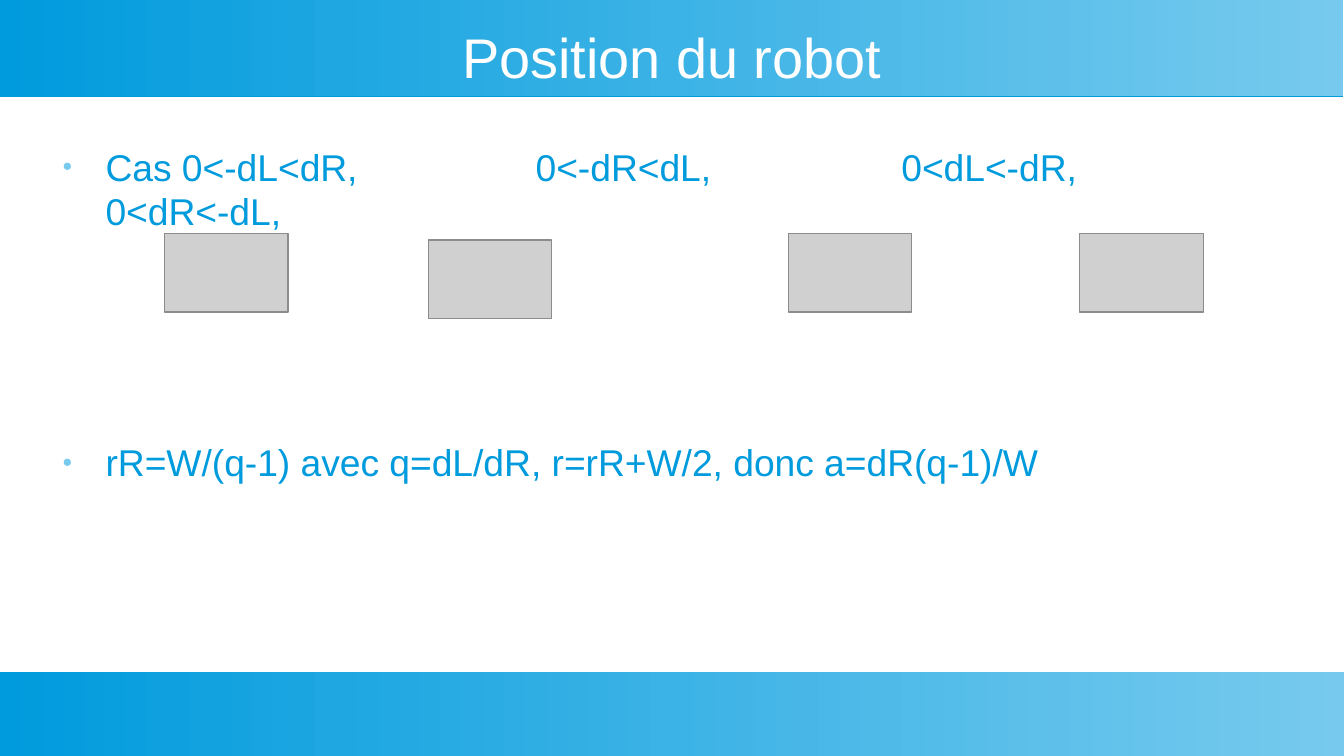
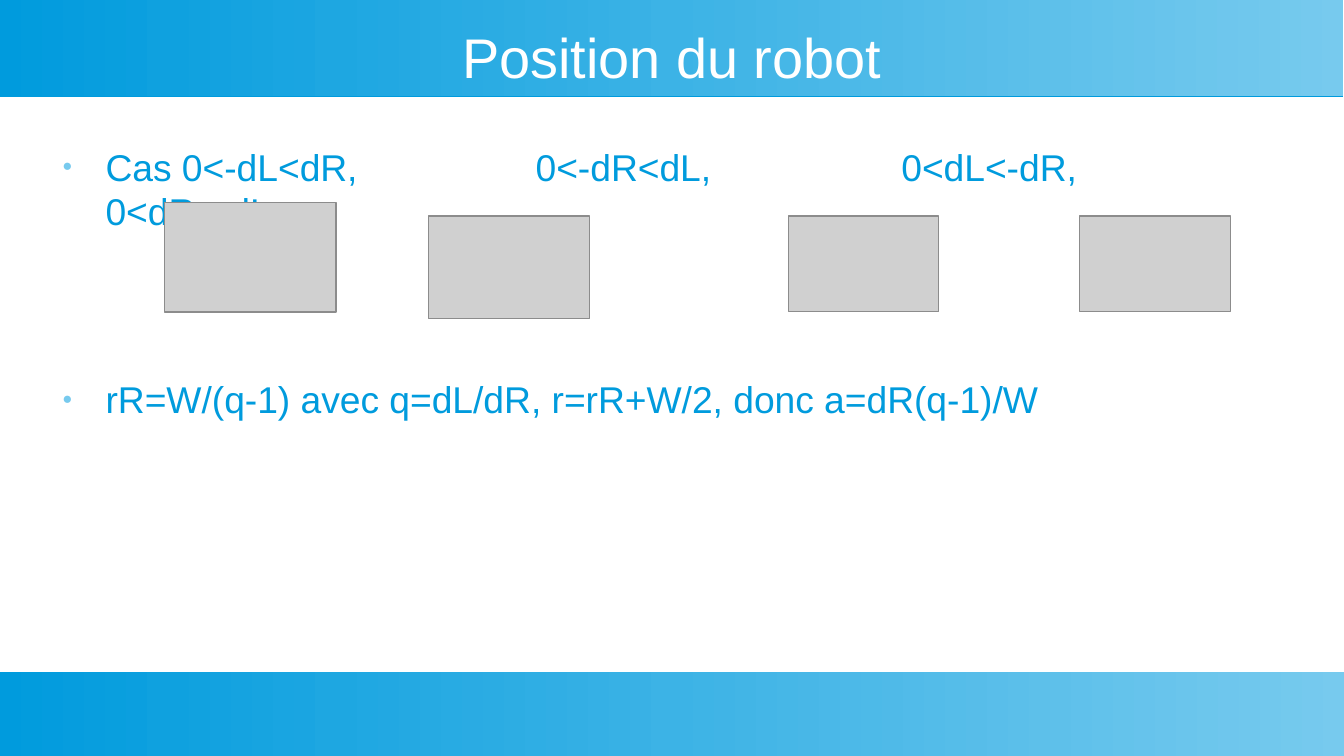
Before and after one commit to LaFabrickMassy/Projet-Fablab, a slide deck: slide 11 of Robotique/Micromouse/Documents/Micromouse -3-Controle.odp. Drawn at 1344x756 pixels with LibreOffice and Linux fonts; fonts in the diff are those of the drawing; grey boxes stand for pictures. Boxes give left, top, right and bottom in pixels: in the first picture for what was removed or moved away, otherwise in the second. Text is boxed around its words. In the diff, an @@ line names an element or a change of style, - is before the commit and + after.

```diff
--- a/Robotique/Micromouse/Documents/Micromouse -3-Controle.odp
+++ b/Robotique/Micromouse/Documents/Micromouse -3-Controle.odp
@@ text "Cas 0<-dL<dR, 0<-dR<dL, 0<dL<-dR, 0<dR<-dL," rewrapped from [106, 154, 1077, 484] to [106, 154, 1077, 421] @@
@@ picture: place and size @@
-picture at [165, 233, 288, 312]
+picture at [165, 202, 337, 312]
@@ picture: place and size @@
-picture at [429, 240, 552, 320]
+picture at [429, 216, 590, 318]
@@ picture: place and size @@
-picture at [789, 233, 912, 312]
+picture at [789, 216, 939, 312]
@@ picture: place and size @@
-picture at [1081, 233, 1204, 312]
+picture at [1081, 216, 1231, 312]
```
Also in this commit, not shown: 27 other files.
